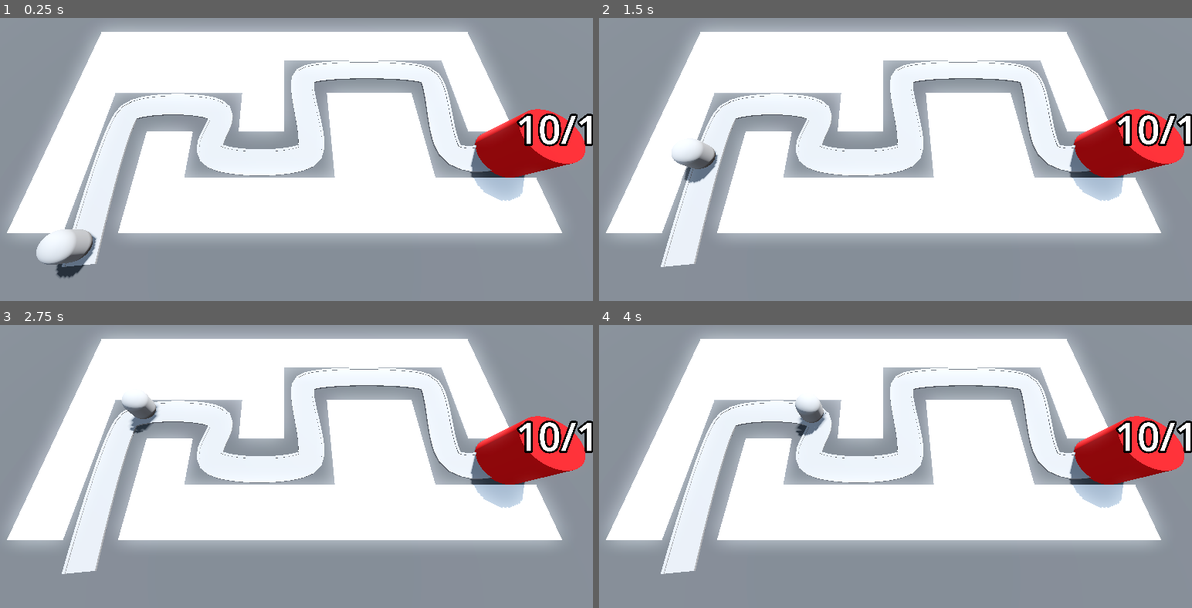
Above: before the commit, frames 1-4 (two rows, left to right).
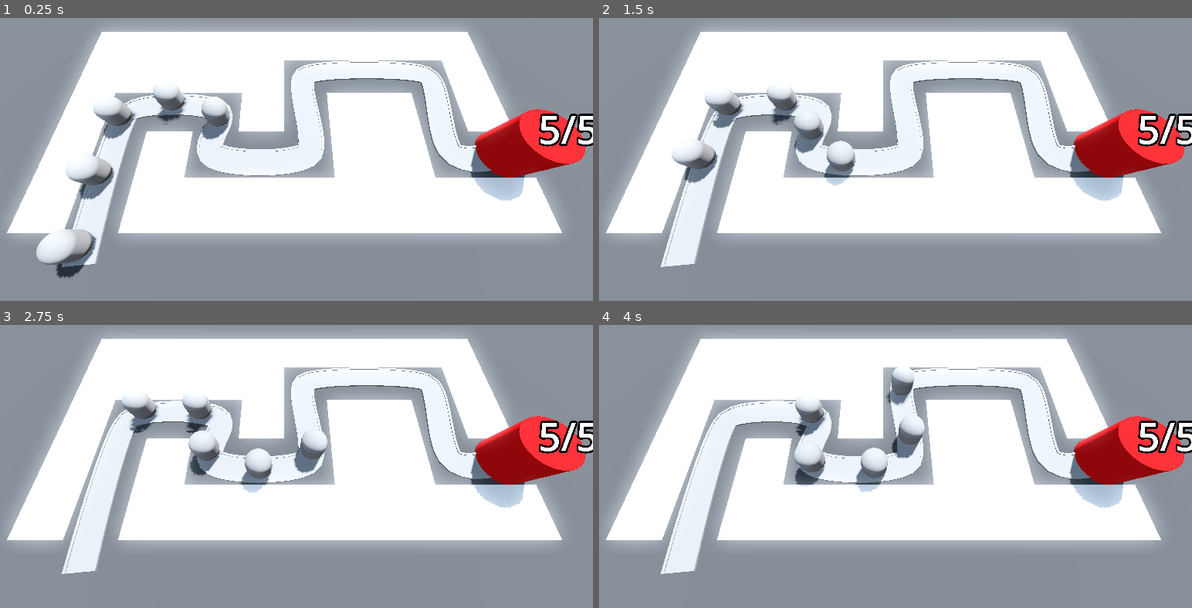
Above: after the commit, the same moments.

Repository: SugarF0x/barblast-3d
Game: Godot game, scene res://BaseLevel.tscn
Two runs of this game, one before a commit and one after it. Both use one fixed random seed, a clock stepped at 60 frames per second and the inputs below.
Inputs (mouse positions are in pixels of both pictures, inside the frame that each line leads up to):
- Up to frame 1 (0.25 s): no input
- Up to frame 2 (1.5 s): move the mouse to (1020, 111) at 0.52 s; move the mouse to (759, 145) at 1.27 s
- Up to frame 3 (2.75 s): move the mouse to (343, 358) at 2.02 s
- Up to frame 4 (4 s): move the mouse to (853, 503) at 2.77 s; move the mouse to (1067, 486) at 3.52 s

The runs differ from the first frame. In frame 1, 2.7% of the frame differs, in the area x 11-100%, y 24-65%; in frame 2, 2.5%; in frame 3, 2.5%; in frame 4, 2.4%.

Commit message:
add camera raycast

Diff:
--- a/BaseLevel.tscn
+++ b/BaseLevel.tscn
@@ -1,5 +1,6 @@
-[gd_scene load_steps=9 format=3 uid="uid://drh3kj7778ibt"]
+[gd_scene load_steps=10 format=3 uid="uid://drh3kj7778ibt"]
 
+[ext_resource type="PackedScene" uid="uid://b30dvd4ye2sv3" path="res://RayPickerCamera/ray_picker_camera.tscn" id="1_33bfw"]
 [ext_resource type="MeshLibrary" uid="uid://cesoulgt1yff5" path="res://MeshLibraries/SpaceLibrary.tres" id="1_j15wq"]
 [ext_resource type="PackedScene" uid="uid://butwu35p7bjro" path="res://Enemy/enemy.tscn" id="2_wgbja"]
 [ext_resource type="PackedScene" uid="uid://bfb4k2ep1dvtl" path="res://Base/base.tscn" id="3_jojtq"]
@@ -41,7 +42,7 @@
 size = Vector3(100, 2, 100)
 material = SubResource("StandardMaterial3D_jvajy")
 
-[node name="Camera3D" type="Camera3D" parent="."]
+[node name="RayPickerCamera" parent="." instance=ExtResource("1_33bfw")]
 transform = Transform3D(1, 0, 0, 0, 0.422618, 0.906308, 0, -0.906308, 0.422618, 0, 18, 12)
 
 [node name="GridMap" type="GridMap" parent="."]
@@ -97,5 +98,22 @@
 [node name="Enemy" parent="Path3D" instance=ExtResource("2_wgbja")]
 transform = Transform3D(0.999994, 0, 0, 0, 1, 0, 0, 0, 0.999994, -14, 0, 14)
 
+[node name="Enemy2" parent="Path3D" instance=ExtResource("2_wgbja")]
+transform = Transform3D(0.998757, 0, 0.0497227, 0, 1, 0, -0.0497227, 0, 0.998757, -14.3452, 0, 9.01226)
+progress = 5.0
+
+[node name="Enemy3" parent="Path3D" instance=ExtResource("2_wgbja")]
+transform = Transform3D(0.998561, 0, -0.0535071, 0, 1, 0, 0.0535071, 0, 0.998561, -14.4087, 0, 4.01436)
+progress = 10.0
+
+[node name="Enemy4" parent="Path3D" instance=ExtResource("2_wgbja")]
+transform = Transform3D(0.0692737, 0, -0.997591, 0, 1, 0, 0.997591, 0, 0.0692737, -11.2097, 0, 1.29088)
+progress = 15.0
+
+[node name="Enemy5" parent="Path3D" instance=ExtResource("2_wgbja")]
+transform = Transform3D(-0.46583, 0, -0.884867, 0, 1, 0, 0.884867, 0, -0.46583, -6.27649, 0, 1.80655)
+progress = 20.0
+
 [node name="Base" parent="." instance=ExtResource("3_jojtq")]
 transform = Transform3D(1, 0, 0, 0, 1, 0, 0, 0, 1, 18, 2, 6)
+max_health = 5
--- /dev/null
+++ b/RayPickerCamera/ray_picker_camera.gd
@@ -0,0 +1,10 @@
+extends Camera3D
+
+
+@onready var ray_cast_3d: RayCast3D = $RayCast3D
+
+
+func _process(delta: float) -> void:
+	ray_cast_3d.target_position = project_local_ray_normal(get_viewport().get_mouse_position()) * 100.0
+	ray_cast_3d.force_raycast_update()
+	print(ray_cast_3d.get_collider())
--- /dev/null
+++ b/RayPickerCamera/ray_picker_camera.tscn
@@ -0,0 +1,10 @@
+[gd_scene load_steps=2 format=3 uid="uid://b30dvd4ye2sv3"]
+
+[ext_resource type="Script" path="res://RayPickerCamera/ray_picker_camera.gd" id="1_ifwxe"]
+
+[node name="RayPickerCamera" type="Camera3D"]
+transform = Transform3D(1, 0, 0, 0, 0.422618, 0.906308, 0, -0.906308, 0.422618, 0, 0, 0)
+script = ExtResource("1_ifwxe")
+
+[node name="RayCast3D" type="RayCast3D" parent="."]
+target_position = Vector3(0, 0, -2)
Not shown: 4 places in MeshLibraries/SpaceLibrary.tres that only renumber resources
